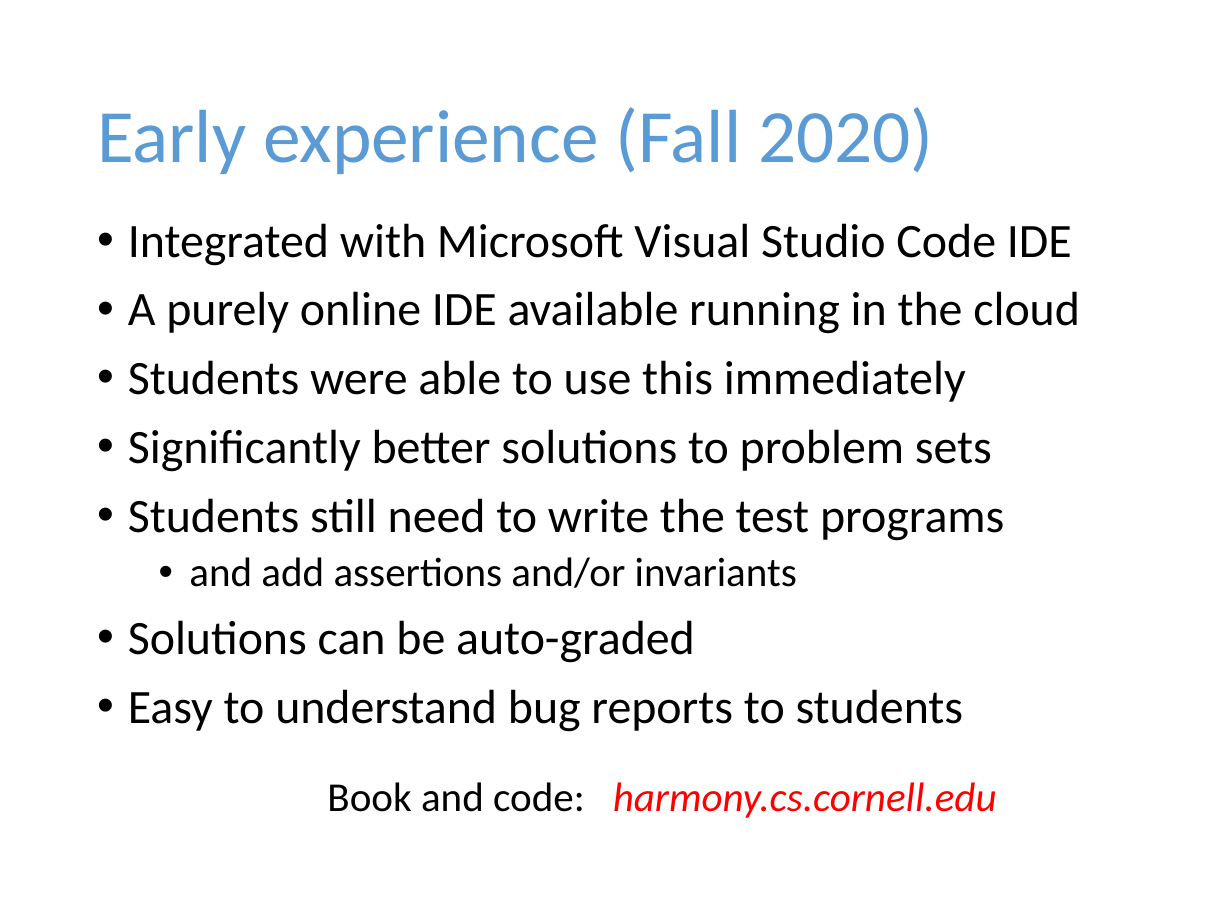
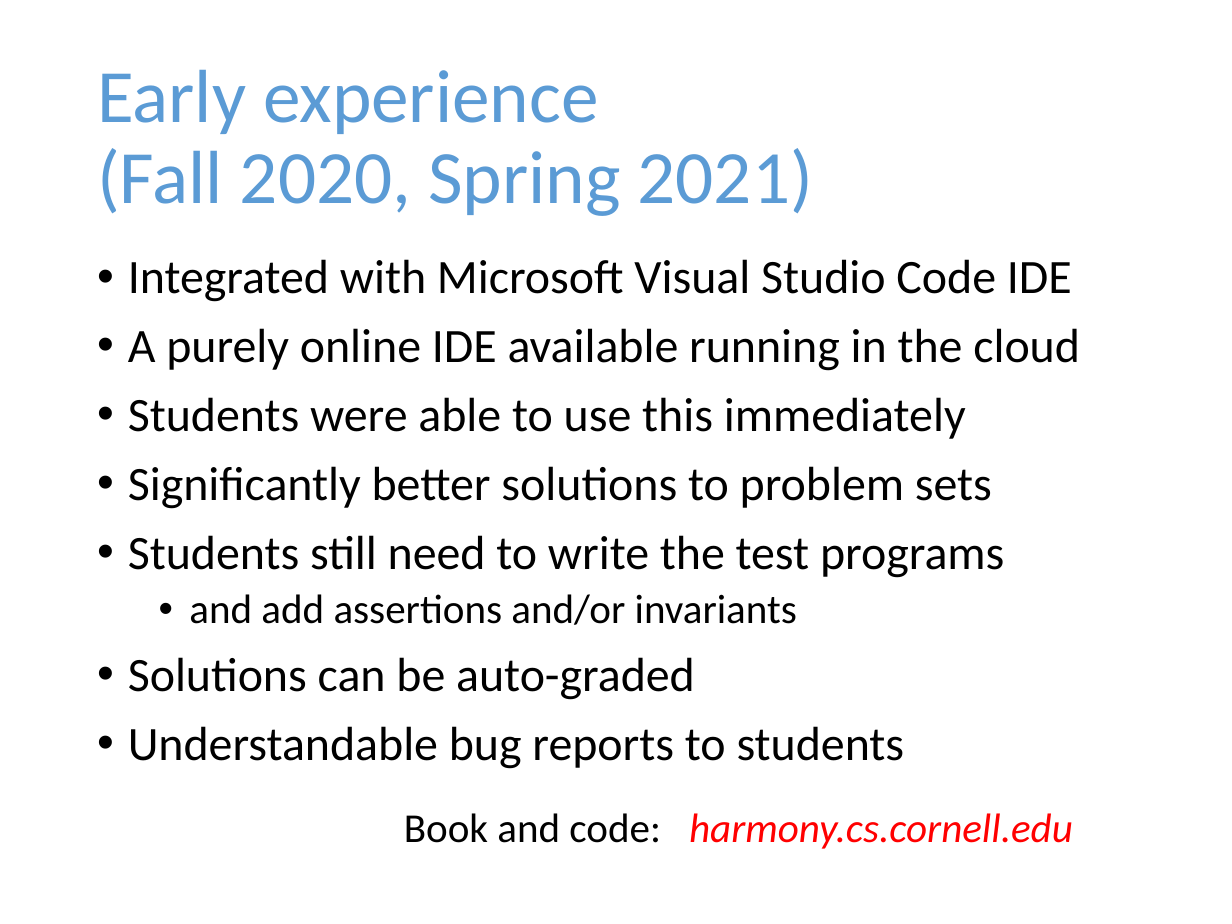
Before and after one commit to harmonylang/harmony, a slide deck: slide 13 of Harmony.pptx. Drawn at 1232x924 pixels with LibreOffice and Linux fonts; fonts in the diff are those of the drawing. Boxes give left, top, right and bottom in pixels: in the first picture for what was removed or moved away, otherwise in the second. Text is boxed around its words. In the diff, an @@ line names an element or a change of style, - is before the commit and + after.

```diff
--- a/Harmony.pptx
+++ b/Harmony.pptx
@@ title at (x1=97, y1=69, x2=813, y2=216): text changed @@
-Early experience (Fall 2020)
+Early experience
+(Fall 2020, Spring 2021)
@@ text "Integrated with Microsoft Visual Studio ..." moved from (x1=128, y1=223, x2=1080, y2=732) to (x1=128, y1=259, x2=1080, y2=769) @@
@@ text at (x1=128, y1=726, x2=905, y2=769): text changed @@
-• Easy to understand bug reports to students
+• Understandable bug reports to students
@@ text "Book and code: harmony.cs.cornell.edu" moved from (x1=327, y1=782, x2=997, y2=818) to (x1=404, y1=813, x2=1073, y2=849) @@
```
Also in this commit, not shown: 2 other slides changed, 11 other files.
